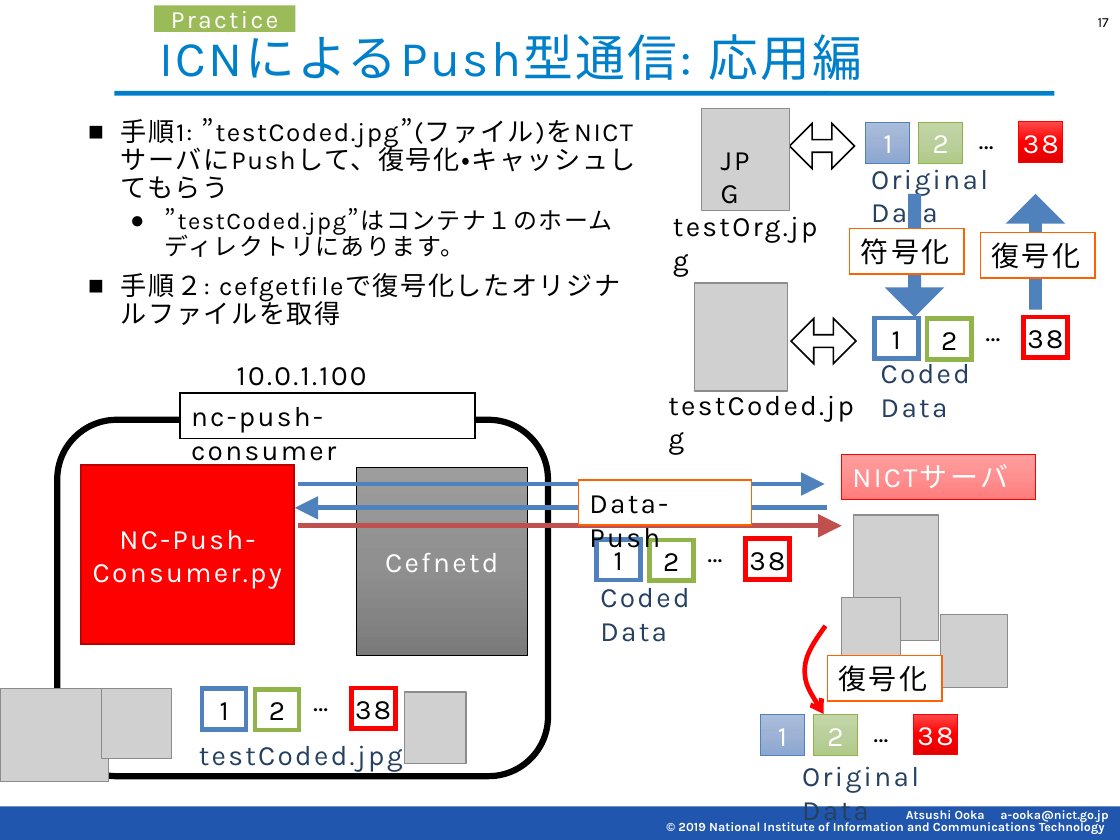
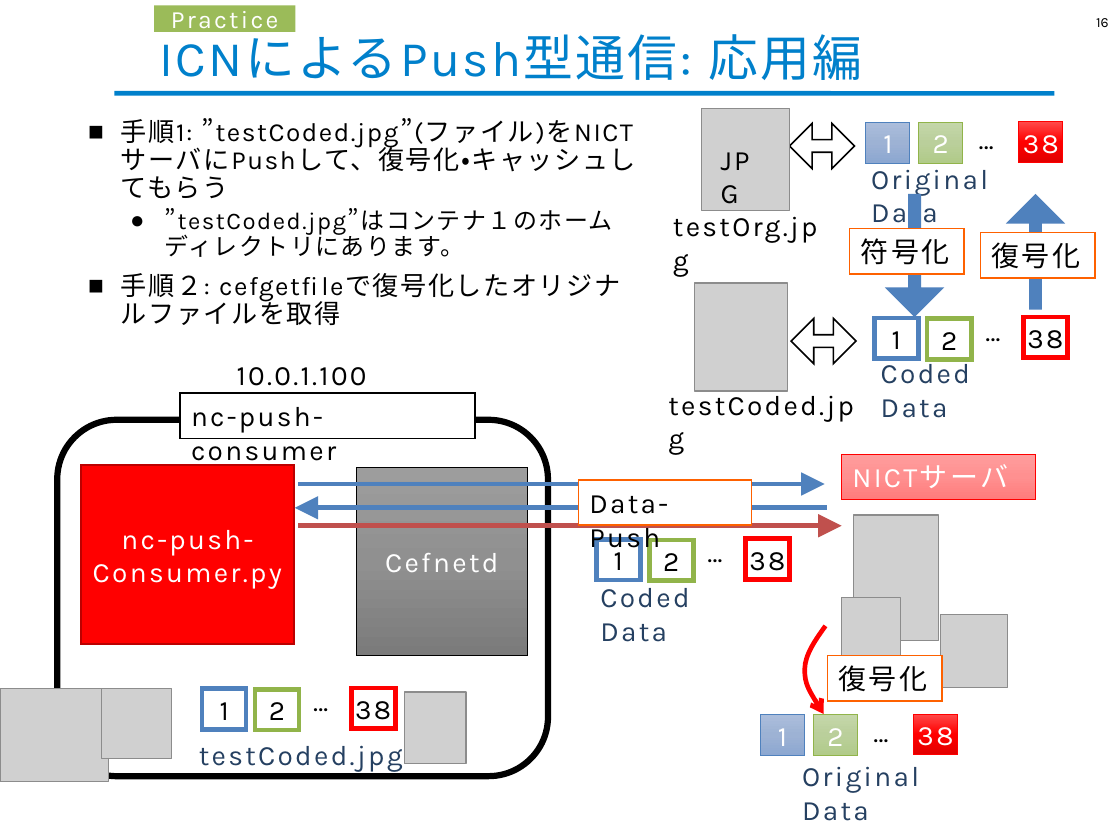
Before and after one commit to cefore/2021-hands-on, a slide deck: slide 16 of material/Practice-C_ICN-PUSH-Commn.pptx (slide 17 before the commit). Drawn at 1120x840 pixels with LibreOffice and Linux fonts; fonts in the diff are those of the drawing; grey boxes stand for pictures; background and template pictures are left out. Boxes give left, top, right and bottom in pixels: in the first picture for what was removed or moved away, otherwise in the second. Text is boxed around its words. In the diff, an @@ line names an element or a change of style, - is before the commit and + after.

```diff
--- a/material/Practice-C_ICN-PUSH-Commn.pptx
+++ b/material/Practice-C_ICN-PUSH-Commn.pptx
@@ page number at bbox=[1096, 18, 1109, 27]: text changed @@
-17
+16
@@ text in rectangle at bbox=[121, 530, 253, 555]: text changed @@
-NC-Push-
+nc-push-
@@ rectangle removed at bbox=[0, 806, 1120, 840] @@
@@ text removed at bbox=[678, 810, 1108, 834] @@
-Atsushi Ooka a-ooka@nict.go.jp
-© 2019 National Institute of Information and Communications Technology
```
Also in this commit, not shown: 18 other slides changed, 1 slide removed.
